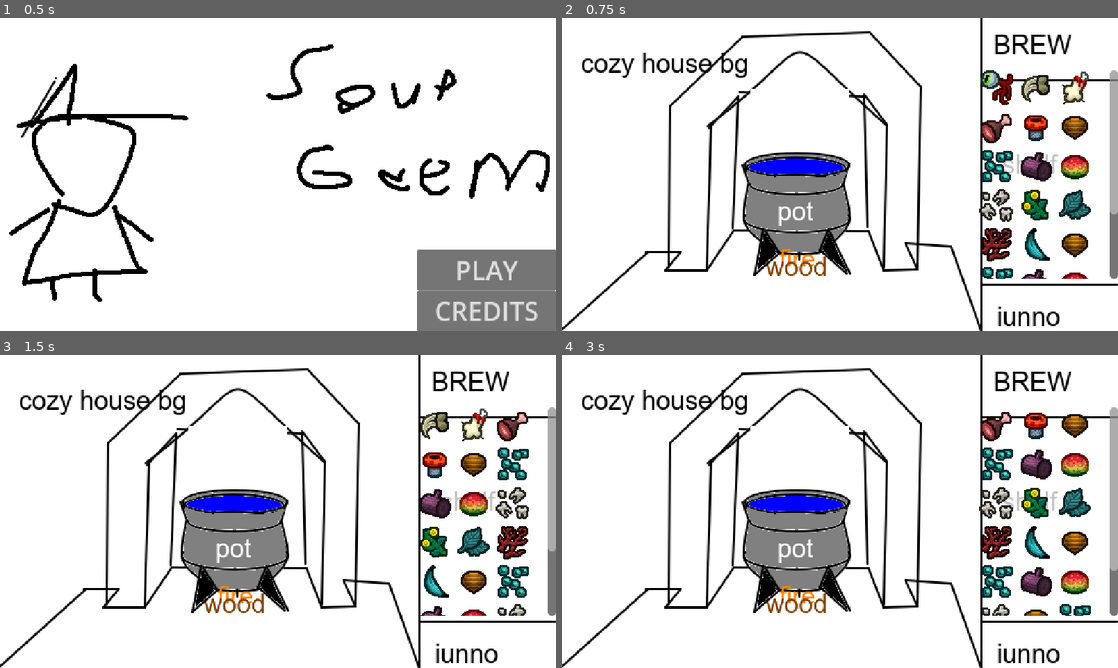
Above: before the commit, frames 1-4 (two rows, left to right).
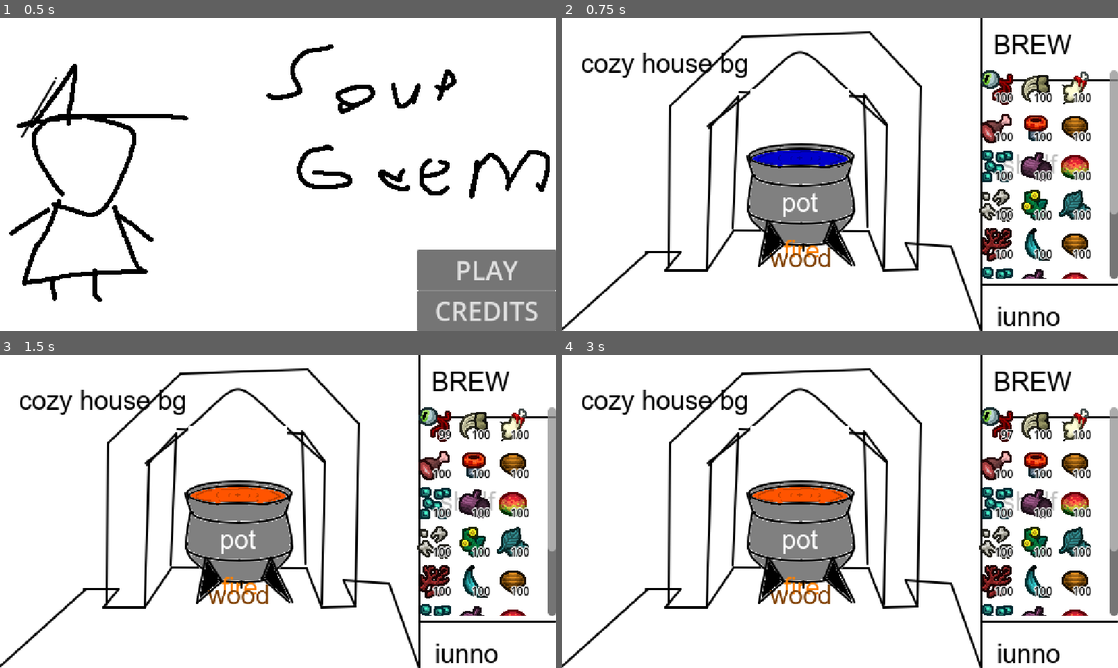
Above: after the commit, the same moments.

Repository: Dtanotrew/Soup-Game
Game: Godot game, scene res://main/Main.tscn
Two runs of this game, one before a commit and one after it. Both use one fixed random seed, a clock stepped at 60 frames per second and the inputs below.
Inputs (mouse positions are in pixels of both pictures, inside the frame that each line leads up to):
- Up to frame 1 (0.5 s): no input
- Up to frame 2 (0.75 s): click "PLAY" at 0.5 s
- Up to frame 3 (1.5 s): tap Enter at 1.25 s; move the mouse to (433, 423) at 1.27 s; hold D (move_right) from 1.28 s (still down); click (433, 423) at 1.42 s
- Up to frame 4 (3 s): tap Space (jump) at 1.52, 2, 2.27 s; click (995, 423) at 2.17 s; tap Enter at 2.75 s; release D (move_right) at 2.78 s; hold A (move_left) from 2.78 s (still down); click (995, 423) at 2.92 s

Frame 1 is identical in both runs. In frame 2, 6.0% of the frame differs, in the area x 32-96%, y 23-83%; in frame 3, 12%, in the area x 32-96%, y 16-84%; in frame 4, 12%.

Commit message:
we can make soup now

Diff:
--- a/main/brewing-scene/ShelfItem.gd
+++ b/main/brewing-scene/ShelfItem.gd
@@ -21,6 +21,12 @@
 	child.custom_minimum_size = Vector2(32, 32)
 	self.add_child(child)
 	self.custom_minimum_size = Vector2(32, 32)
+	$CountLabel.set_text(str(item.count))
+	self.move_child($CountLabel, -1)
+
+func update_count(new_count:int):
+	item.count = new_count
+	$CountLabel.set_text(str(new_count))
 
 func _gui_input(event):
 	if event is InputEventMouseButton:
--- a/main/brewing-scene/ShelfItem.tscn
+++ b/main/brewing-scene/ShelfItem.tscn
@@ -11,3 +11,22 @@
 grow_horizontal = 2
 grow_vertical = 2
 script = ExtResource("1_rwo5c")
+
+[node name="CountLabel" type="Label" parent="."]
+layout_mode = 1
+anchors_preset = 3
+anchor_left = 1.0
+anchor_top = 1.0
+anchor_right = 1.0
+anchor_bottom = 1.0
+offset_left = -1.0
+offset_top = -23.0
+grow_horizontal = 0
+grow_vertical = 0
+theme_type_variation = &"TooltipLabel"
+theme_override_colors/font_color = Color(0, 0, 0, 1)
+theme_override_colors/font_outline_color = Color(1, 1, 1, 1)
+theme_override_constants/outline_size = 4
+theme_override_font_sizes/font_size = 10
+horizontal_alignment = 2
+vertical_alignment = 2
--- a/main/brewing-scene/brew_soup.gd
+++ b/main/brewing-scene/brew_soup.gd
@@ -3,18 +3,15 @@
 signal brew_complete
 
 const shelf_item = preload("res://main/brewing-scene/ShelfItem.tscn")
-const potion_main = preload("res://resources/textures/ingredients/Bottle.png")
-const potion_tint = preload("res://resources/textures/ingredients/bottle-tint.png")
-const debug_main = preload("res://resources/textures/debug.png")
-const debug_tint = preload("res://resources/textures/debug-tint.png")
 
 const text_path = "res://resources/textures/ingredients/"
 const ext = ".png"
 
+var soup
 
 func start_brew():
-
-
+	soup = Soup.new()
+	$Pot.set_tint(soup.color)
 	# animal part textures
 	for n in range(1,6):
 		if n == 4: # no texture 4
@@ -35,11 +32,16 @@
 	for n in range(1,6):
 		add_shelf_item(debug_ingredient_from_resource("misc"+str(n)))
 
+func end_brew():
+	brew_complete.emit(soup)
+
 func debug_ingredient_from_resource(resource:String):
 	var texture_path = text_path + resource + ext
 	var ing = Ingredient.new()
 	ing.display_name = resource
 	ing.icon = load(texture_path)
+	ing.count = 100
+	ing.color = Color.from_hsv(randf_range(0,1),1,1)
 
 	return ing
 
@@ -50,10 +52,15 @@
 	shelf_entry.left_click.connect(_on_shelf_item_left_click)
 	$BrewPanel/ItemScroller/Items.add_child(shelf_entry)
 
-func _on_shelf_item_right_click(clicked):
+func add_item_to_soup(item:Ingredient):
+	soup.add_item(item)
+	$Pot.set_tint(soup.color)
+
+func _on_shelf_item_right_click(clicked:ShelfItem):
 	print(clicked)
 
-func _on_shelf_item_left_click(clicked):
-	$BrewPanel/ItemScroller/Items.remove_child(clicked)
-	print(clicked)
-	clicked.queue_free()
+func _on_shelf_item_left_click(clicked:ShelfItem):
+	var items_left = clicked.item.count
+	if items_left > 0:
+		clicked.update_count(clicked.item.count - 1)
+		add_item_to_soup(clicked.item)
--- a/main/brewing-scene/brew_soup.tscn
+++ b/main/brewing-scene/brew_soup.tscn
@@ -1,15 +1,10 @@
-[gd_scene load_steps=8 format=3 uid="uid://5xfsj0s6dn46"]
+[gd_scene load_steps=6 format=3 uid="uid://5xfsj0s6dn46"]
 
 [ext_resource type="Script" path="res://main/brewing-scene/brew_soup.gd" id="1_qk2yp"]
 [ext_resource type="Texture2D" uid="uid://cw82duwuvyndc" path="res://resources/textures/brewing-minigame/brew-bg.png" id="2_1f5ng"]
-[ext_resource type="Shader" path="res://resources/shaders/texture-mask.gdshader" id="3_0rr6r"]
-[ext_resource type="Texture2D" uid="uid://ctbmmkc71m053" path="res://resources/textures/brewing-minigame/pot_mask.png" id="4_4rw3a"]
 [ext_resource type="Texture2D" uid="uid://c4vh7cactrxfw" path="res://resources/textures/brewing-minigame/pot.png" id="4_kve50"]
-[ext_resource type="Texture2D" uid="uid://djkfkxm1qwfh5" path="res://resources/textures/brewing-minigame/water_texture.png" id="5_lm7pf"]
-
-[sub_resource type="ShaderMaterial" id="ShaderMaterial_curu3"]
-shader = ExtResource("3_0rr6r")
-shader_parameter/mask = ExtResource("4_4rw3a")
+[ext_resource type="Texture2D" uid="uid://hhromi1xpfi1" path="res://resources/textures/brewing-minigame/pot-tint.png" id="6_32wn4"]
+[ext_resource type="PackedScene" uid="uid://bhxvhw376tya0" path="res://main/common/icon/TintableIcon.tscn" id="6_t2dem"]
 
 [node name="BrewSoup" type="Node2D"]
 script = ExtResource("1_qk2yp")
@@ -25,37 +20,14 @@
 texture = ExtResource("2_1f5ng")
 metadata/_edit_lock_ = true
 
-[node name="Control" type="Control" parent="."]
-material = SubResource("ShaderMaterial_curu3")
-layout_mode = 3
-anchors_preset = 0
-offset_left = 241.0
-offset_top = 259.0
-offset_right = 342.0
-offset_bottom = 285.0
-
-[node name="TextureRect" type="TextureRect" parent="Control"]
-use_parent_material = true
-layout_mode = 0
-offset_left = -71.0
-offset_top = -133.0
-offset_right = 22.0
-offset_bottom = -108.0
-texture = ExtResource("5_lm7pf")
-
-[node name="Pot" type="TextureRect" parent="."]
-anchors_preset = 8
-anchor_left = 0.5
-anchor_top = 0.5
-anchor_right = 0.5
-anchor_bottom = 0.5
-offset_left = 151.0
-offset_top = 109.0
-offset_right = 279.0
-offset_bottom = 237.0
-grow_horizontal = 2
-grow_vertical = 2
-texture = ExtResource("4_kve50")
+[node name="Pot" parent="." instance=ExtResource("6_t2dem")]
+custom_minimum_size = Vector2(128, 128)
+offset_left = 155.0
+offset_top = 101.0
+offset_right = 283.0
+offset_bottom = 229.0
+main_icon = ExtResource("4_kve50")
+tint_icon = ExtResource("6_32wn4")
 
 [node name="BrewPanel" type="VBoxContainer" parent="."]
 offset_left = 384.0
@@ -65,7 +37,7 @@
 alignment = 2
 metadata/_edit_lock_ = true
 
-[node name="Control" type="Control" parent="BrewPanel"]
+[node name="ShelfTop" type="Control" parent="BrewPanel"]
 custom_minimum_size = Vector2(128, 48)
 layout_mode = 2
 size_flags_vertical = 0
@@ -80,7 +52,7 @@
 layout_mode = 2
 columns = 3
 
-[node name="Control2" type="Control" parent="BrewPanel"]
+[node name="ShelfBottom" type="Control" parent="BrewPanel"]
 custom_minimum_size = Vector2(128, 48)
 layout_mode = 2
 size_flags_vertical = 8
--- a/main/common/Ingredient.gd
+++ b/main/common/Ingredient.gd
@@ -9,3 +9,20 @@
 var icon: Texture2D = preload("res://resources/textures/debug.png")
 var icon_tint: Texture2D = preload("res://resources/textures/debug-tint.png")
 var tinted: bool = false
+var tasteflags: int = TasteFlags.NONE
+var effectflags: int = EffectFlags.NONE
+
+enum TasteFlags {
+	NONE = 0,
+	SPICY = 1,
+	SWEET = 1 << 1,
+	SOUR = 1 << 2,
+	BITTER = 1 << 3
+}
+
+enum EffectFlags {
+	NONE = 0,
+	HEAL = 1,
+	MAGIC = 1 << 1,
+	TRIPPY = 1 << 2
+}
--- a/main/common/Soup.gd
+++ b/main/common/Soup.gd
@@ -1 +1,23 @@
 class_name Soup extends Resource
+
+var poison: float = 0
+var taste: float = 0
+var color:Color = Color.MEDIUM_BLUE
+var ing_count: int = 0
+var taste_flags: int = 0
+var effect_flags: int = 0
+var variety: float = 0.0
+var ingredients = []
+
+func add_item(item:Ingredient):
+	# poison and taste are the average of all the added ingredients
+	poison = poison * (ing_count) / (ing_count + 1.0) + item.poison / (ing_count+1.0)
+	taste = taste * (ing_count) / (ing_count + 1.0)  + item.poison / (ing_count+1.0)
+	ing_count += 1
+	color = item.color
+	taste_flags = taste_flags | item.tasteflags
+	effect_flags = effect_flags | item.effectflags
+
+	if ingredients.find(item) != -1:
+		variety += 1.0
+	ingredients.append(item)
--- a/main/common/icon/TintableIcon.gd
+++ b/main/common/icon/TintableIcon.gd
@@ -1,4 +1,13 @@
 extends TextureRect
+
+@export var main_icon: Texture2D
+@export var tint_icon: Texture2D
+@export var color: Color = Color.BLACK
+
+func _ready():
+	$solid_layer.texture = main_icon
+	$tint_layer.texture = tint_icon
+	$tint_layer.material.set_shader_parameter("tint_color", color)
 
 func set_tint(color_rgba):
 	$tint_layer.material.set_shader_parameter("tint_color", color_rgba)
--- a/main/common/icon/TintableIcon.tscn
+++ b/main/common/icon/TintableIcon.tscn
@@ -1,9 +1,7 @@
-[gd_scene load_steps=6 format=3 uid="uid://bhxvhw376tya0"]
+[gd_scene load_steps=4 format=3 uid="uid://bhxvhw376tya0"]
 
 [ext_resource type="Script" path="res://main/common/icon/TintableIcon.gd" id="1_i4j1l"]
 [ext_resource type="Shader" path="res://resources/shaders/tintable_ingredient.gdshader" id="2_km8ae"]
-[ext_resource type="Texture2D" uid="uid://gjk46l0h7rje" path="res://resources/textures/ingredients/bottle-tint.png" id="3_e1byt"]
-[ext_resource type="Texture2D" uid="uid://dcyx0sr56h6w4" path="res://resources/textures/ingredients/Bottle.png" id="4_lvkk5"]
 
 [sub_resource type="ShaderMaterial" id="ShaderMaterial_k7sxq"]
 resource_local_to_scene = true
@@ -16,17 +14,21 @@
 
 [node name="tint_layer" type="TextureRect" parent="."]
 material = SubResource("ShaderMaterial_k7sxq")
-layout_mode = 0
-offset_right = 32.0
-offset_bottom = 32.0
-texture = ExtResource("3_e1byt")
+layout_mode = 1
+anchors_preset = 15
+anchor_right = 1.0
+anchor_bottom = 1.0
+grow_horizontal = 2
+grow_vertical = 2
 expand_mode = 1
 stretch_mode = 5
 
 [node name="solid_layer" type="TextureRect" parent="."]
-layout_mode = 0
-offset_right = 32.0
-offset_bottom = 32.0
-texture = ExtResource("4_lvkk5")
+layout_mode = 1
+anchors_preset = 15
+anchor_right = 1.0
+anchor_bottom = 1.0
+grow_horizontal = 2
+grow_vertical = 2
 expand_mode = 1
 stretch_mode = 5
Binary file added: resources/textures/brewing-minigame/pot-tint.png
Not shown, changed: resources/textures/brewing-minigame/pot-tint.png.import
Binary file removed: resources/textures/brewing-minigame/pot_mask copy.png
Not shown, removed: resources/textures/brewing-minigame/pot_mask copy.png.import
Binary file removed: resources/textures/brewing-minigame/pot_mask.png
Not shown, removed: resources/textures/brewing-minigame/pot_mask.png.import
Binary file removed: resources/textures/brewing-minigame/water_texture.png
